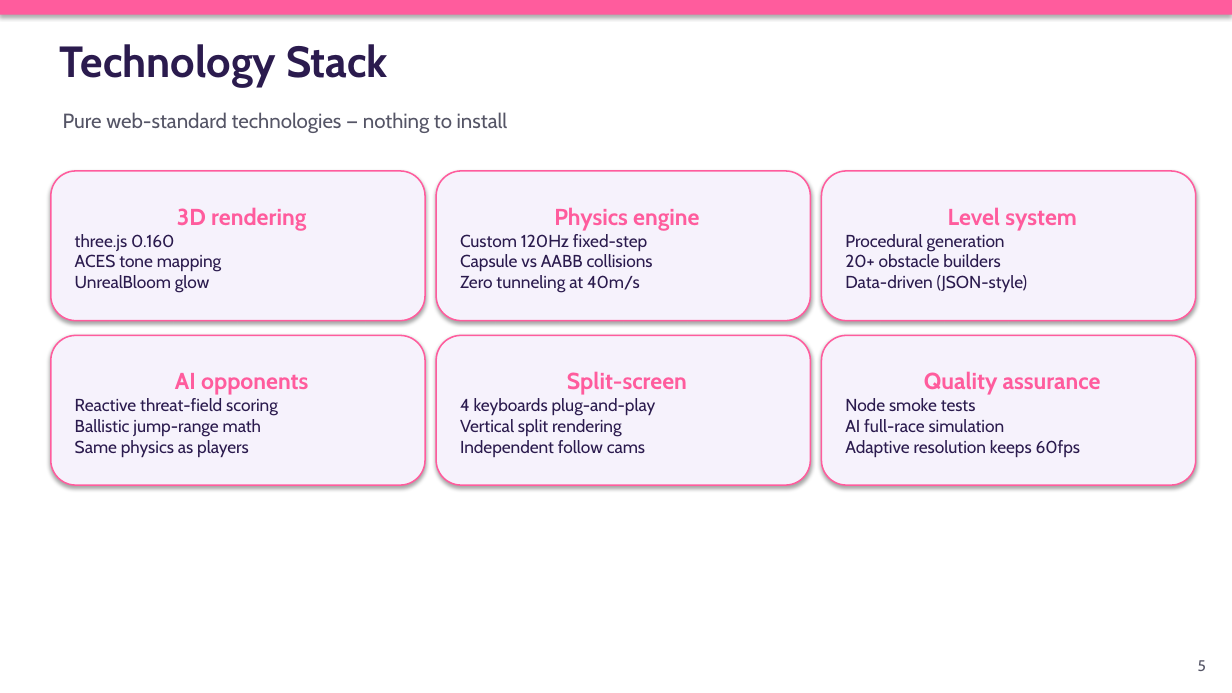
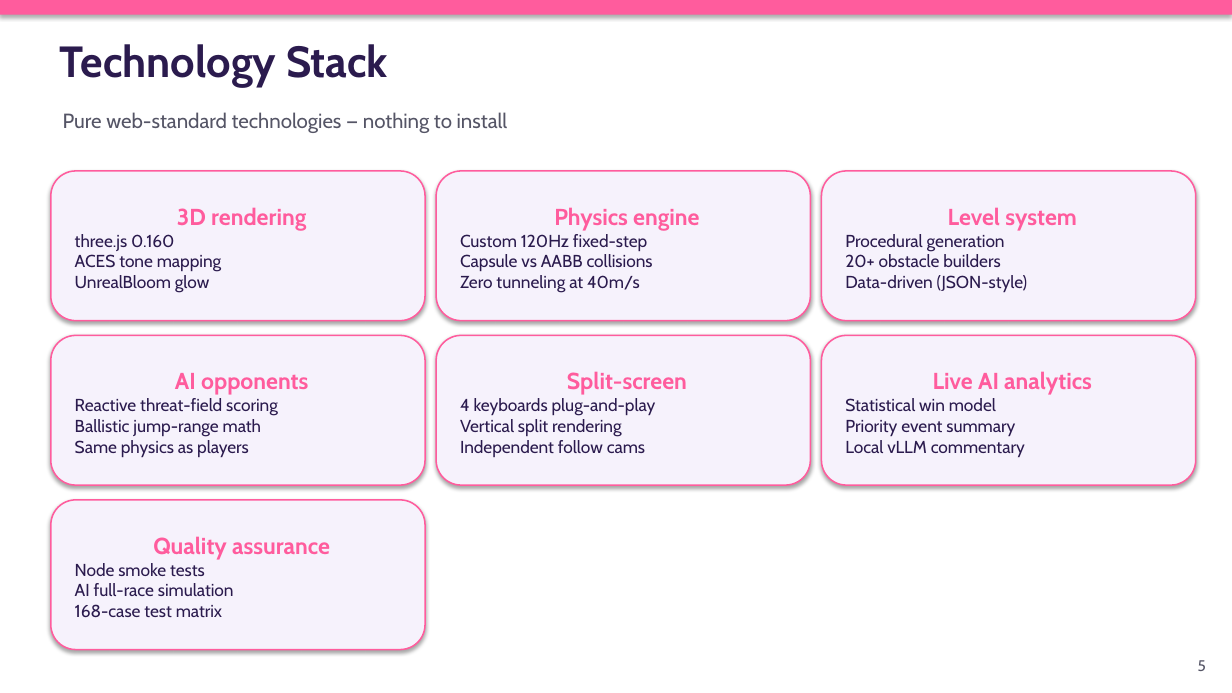
Before and after one commit to chengkaho98-svg/Mini3Dgame, a slide deck: slide 5 of AI_Game_Development_Playbook_EN.pptx. Drawn at 1232x693 pixels with LibreOffice and Linux fonts; fonts in the diff are those of the drawing. Boxes give left, top, right and bottom in pixels: in the first picture for what was removed or moved away, otherwise in the second. Text is boxed around its words. In the diff, an @@ line names an element or a change of style, - is before the commit and + after.

Commit message:
Fix edge-bumper wedge; cheaper split post FX; fairer win%; Playbook extended to 20 slides (ZH+EN)
Bumpers (E1)
- Root cause of the remaining 34 wedged cases: 7 bumpers stuck out past the
  road rail, so a player clamped on the rail touched the ball's outer face and
  the round push-out pinned them against the wall. Pulled them in so the ball
  edge sits ~0.3m inside the rail.
- Same 168-case matrix (8 clusters x 3 starts x 7 inputs): 134/168 -> 168/168,
  0 wedged, 0 falls. Average bumps through a cluster dropped (L1 c2: 9.5 -> 2.3).

Split-screen post FX (corrects an earlier claim)
- Measured properly with GPU sync: 4-view split with SSAO on every view was
  15.8ms, not the 60 FPS reported before. SSAO now runs only with up to 2
  views; 3-4 views keep bloom. 4-way split: 10.4ms (96 FPS on RTX 5070 Ti).

Win% (analytics.js)
- Softmax temperature now widens early and tightens late: mid-race nobody
  reads 0% (was 5 of 8 racers at 0% seconds after the start).
- Once someone has finished first, still-running racers can no longer show
  100% (only the winner keeps it).

Playbook: +5 steps (game feel, lighting/materials, outlines+split post FX,
test matrix, win% + local-LLM commentator), + analytics architecture diagram,
refreshed results. 14 -> 20 slides, ZH and EN. Visual gate 20/20 on both.
Step 9 and Step 12 reuse earlier screenshots.

Verified: bumper matrix 168/168; all 5 levels 9/9 bots; zero runtime errors.

```diff
--- a/AI_Game_Development_Playbook_EN.pptx
+++ b/AI_Game_Development_Playbook_EN.pptx
@@ text in rounded rectangle at (845, 371, 1092, 457): text changed @@
-Quality assurance
-Node smoke tests
-AI full-race simulation
-Adaptive resolution keeps 60fps
+Live AI analytics
+Statistical win model
+Priority event summary
+Local vLLM commentary
@@ rounded rectangle added at (51, 500, 425, 650), fill #F6F2FC, outline #FF5C9D 1.2 pt, 13.5 pt, text #2B1B4E @@
+Quality assurance
+Node smoke tests
+AI full-race simulation
+168-case test matrix
```
Also in this commit, not shown: 1 other slide changed, 6 slides added, 25 other files.
